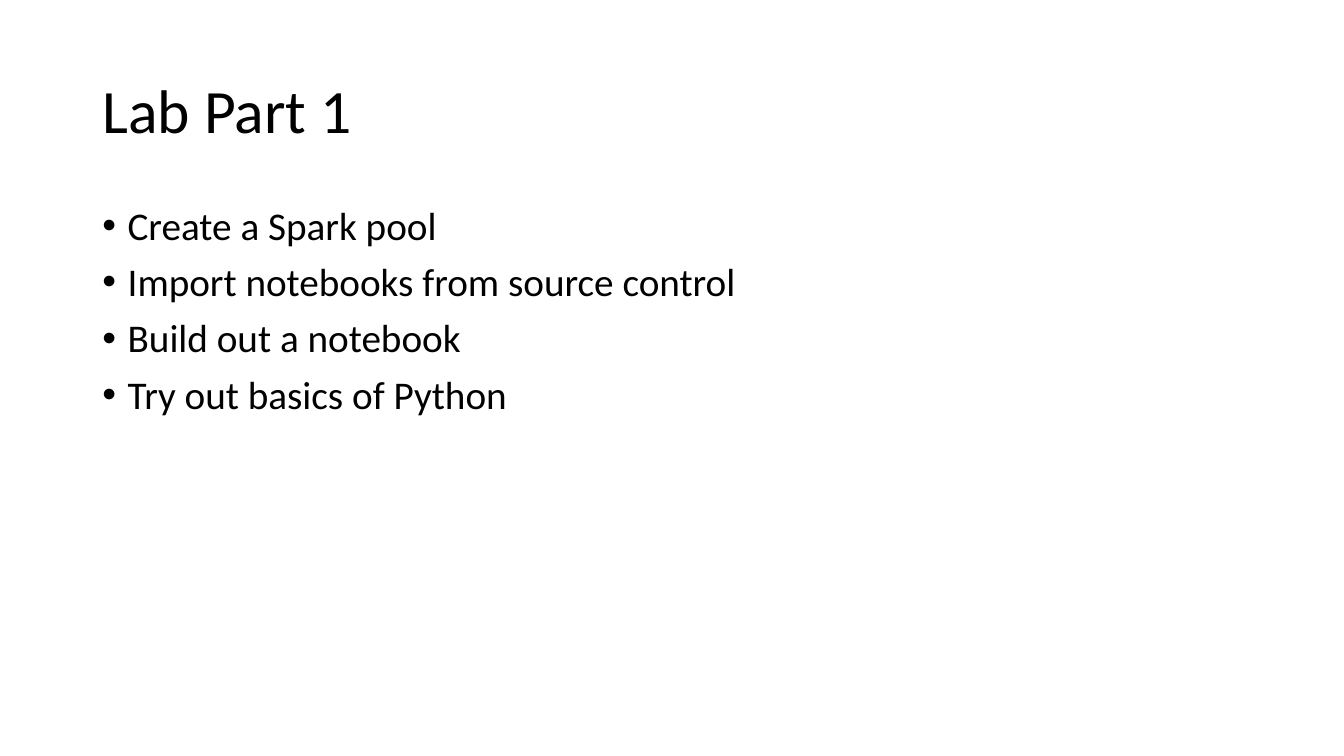
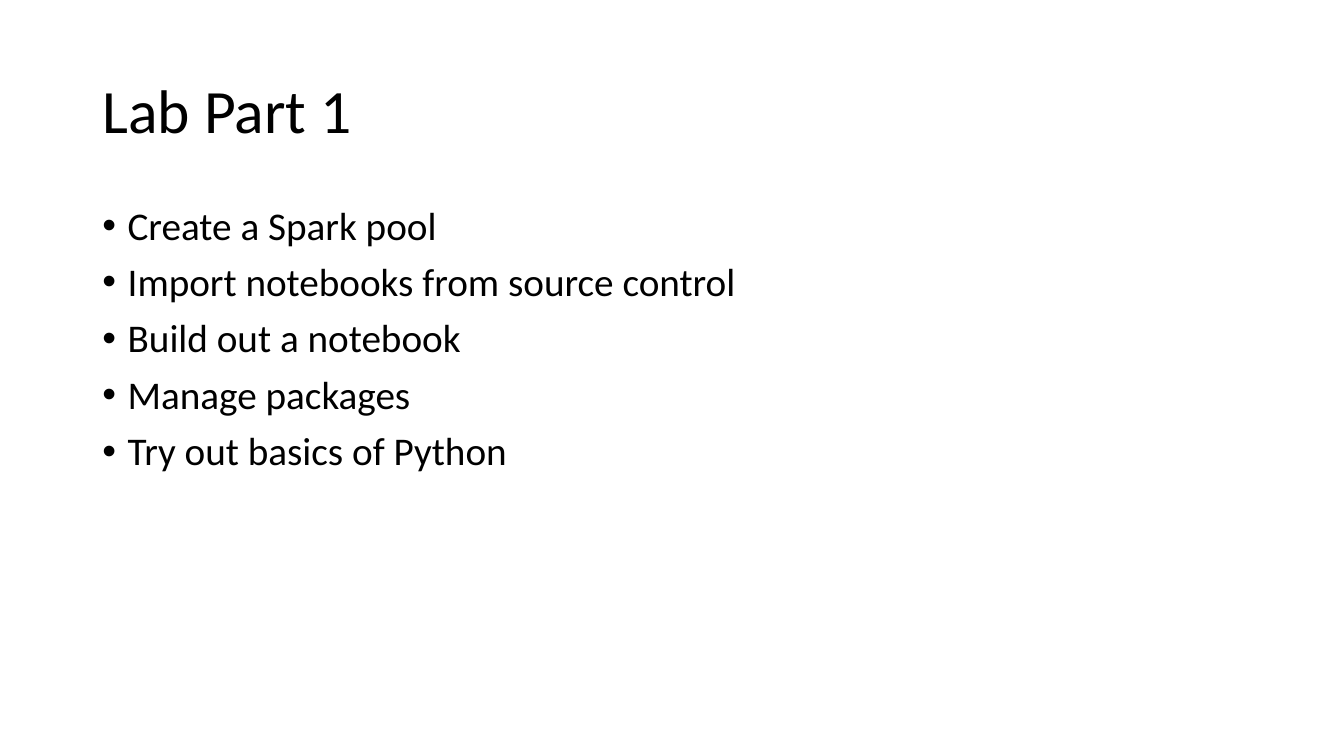
Before and after one commit to solliancenet/precon-synapse-power-bi, a slide deck: slide 46 of Slides/02 - Synapse Development.pptx (slide 24 before the commit). Drawn at 1344x756 pixels with LibreOffice and Linux fonts; fonts in the diff are those of the drawing. Boxes give left, top, right and bottom in pixels: in the first picture for what was removed or moved away, otherwise in the second. Text is boxed around its words. In the diff, an @@ line names an element or a change of style, - is before the commit and + after.

```diff
--- a/Slides/02 - Synapse Development.pptx
+++ b/Slides/02 - Synapse Development.pptx
@@ text at (128,381,411,416): paragraph added @@
+• Manage packages
```
Also in this commit, not shown: 1 other slide changed, 49 slides added, 3 slides removed.
